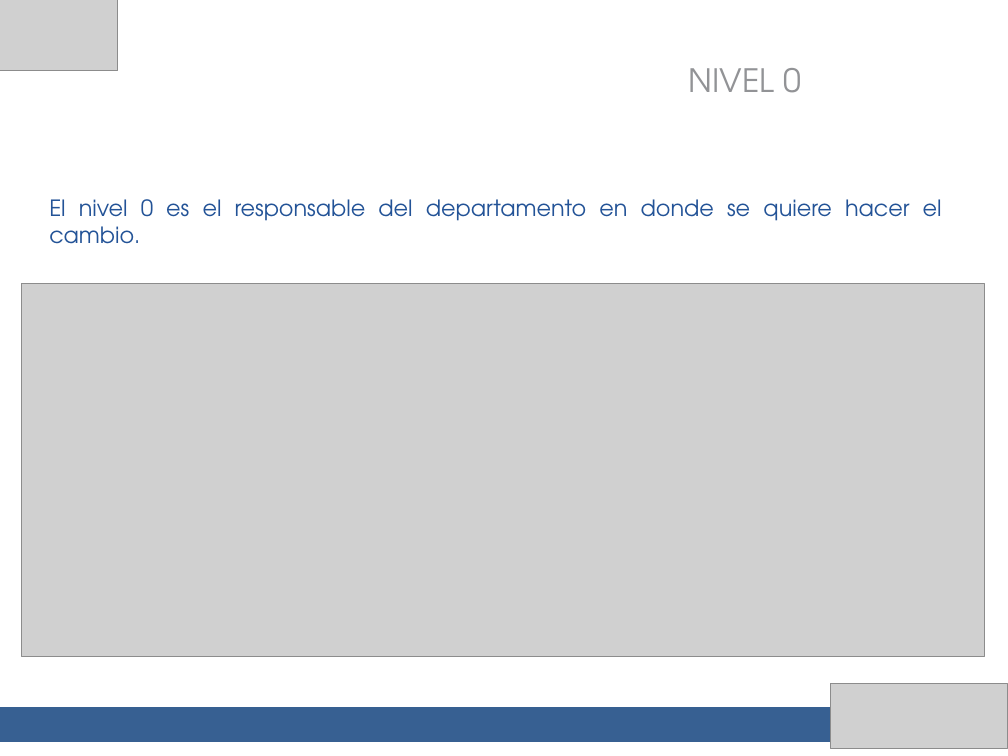
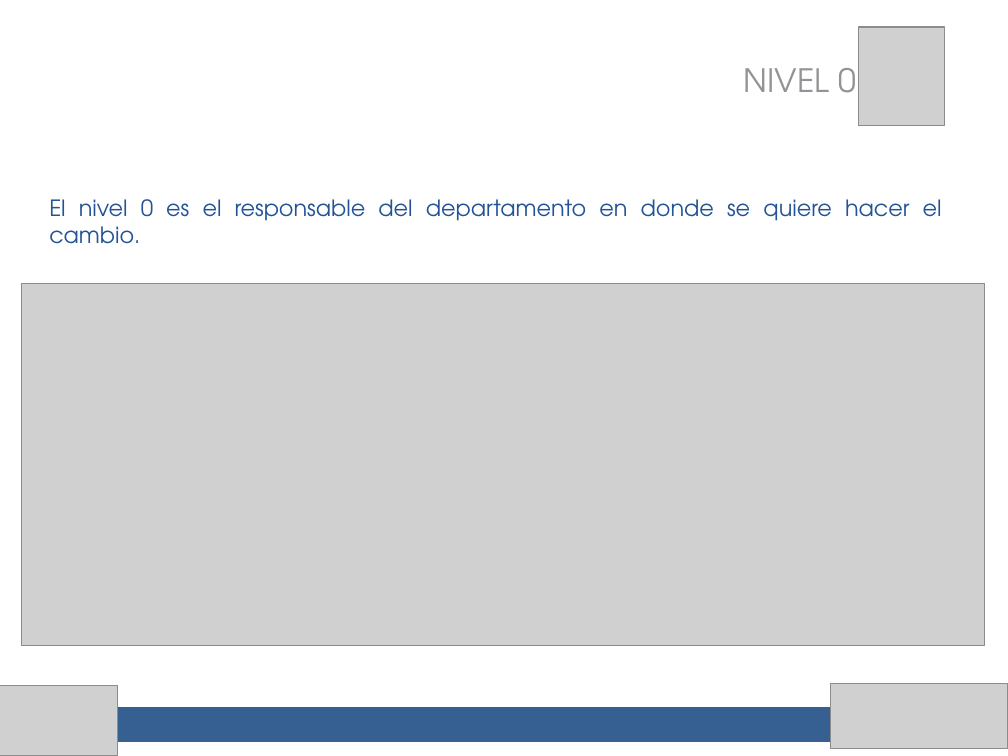
Before and after one commit to migreyes30/clinicaempresarial, a slide deck: slide 15 of presentacion final/Control de cambios.pptx (slide 16 before the commit). Drawn at 1008x756 pixels with LibreOffice and Linux fonts; fonts in the diff are those of the drawing; grey boxes stand for pictures. Boxes give left, top, right and bottom in pixels: in the first picture for what was removed or moved away, otherwise in the second. Text is boxed around its words. In the diff, an @@ line names an element or a change of style, - is before the commit and + after.

```diff
--- a/presentacion final/Control de cambios.pptx
+++ b/presentacion final/Control de cambios.pptx
@@ picture added at (859,27,946,126) @@
@@ text "NIVEL 0": place and size @@
-text "NIVEL 0" at (688,68,801,93)
+text "NIVEL 0" at (744,68,857,93)
@@ picture: place and size @@
-picture at (21,283,984,656)
+picture at (21,283,984,645)
@@ picture: place and size @@
-picture at (0,0,118,71)
+picture at (0,685,118,756)
```
Also in this commit, not shown: 19 other slides changed, 7 slides added, 7 slides removed, 1 other file.
